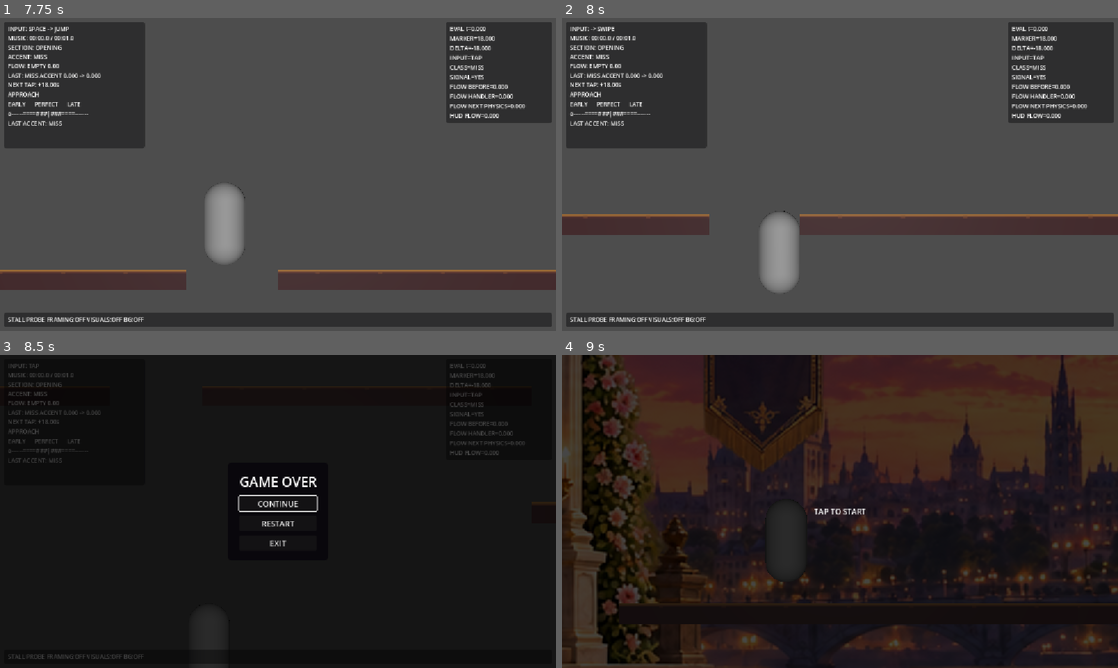
Above: before the commit, frames 1-4 (two rows, left to right).
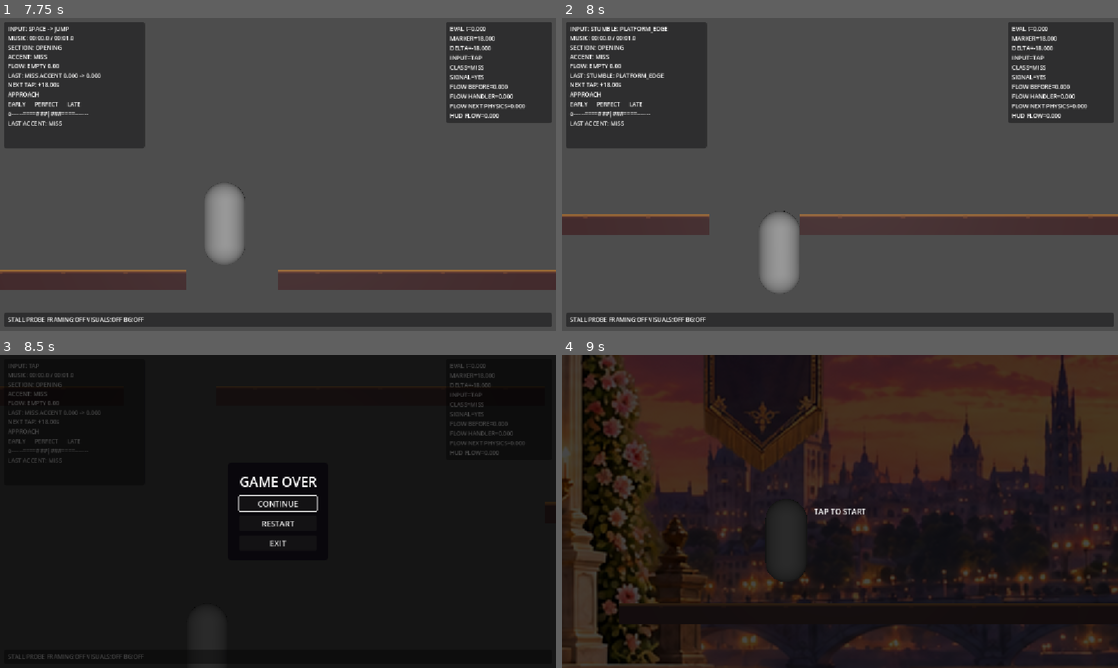
Above: after the commit, the same moments.

Repository: cemtheman/pasderun
Game: Godot game, scene res://scenes/gameplay/generated/graceful_opening_00_30_runtime.tscn
Two runs of this game, one before a commit and one after it. Both use one fixed random seed, a clock stepped at 60 frames per second and the inputs below. Sound files missing from this copy of the repository are replaced by a short silence.
Inputs (mouse positions are in pixels of both pictures, inside the frame that each line leads up to):
- Up to frame 1 (7.75 s): tap Enter at 0.5 s; move the mouse to (400, 158) at 0.52 s; tap Space (jump) at 0.6, 0.77, 1.07, 2.3, 3.77, 3.8, 4.07, 5.3, 6.77, 6.8, 7.07 s; click (400, 158) at 0.67 s; drag from (166, 190) to (250, 237) at 1.27 s; move the mouse to (333, 105) at 2.02 s; tap F at 2.1 s; click (333, 105) at 2.17 s; drag from (250, 237) to (111, 127) at 2.77 s; move the mouse to (444, 221) at 3.52 s; tap B at 3.6 s; click (444, 221) at 3.67 s; drag from (111, 127) to (194, 96) at 4.27 s; move the mouse to (305, 174) at 5.02 s; tap H at 5.1 s; click (305, 174) at 5.17 s; drag from (194, 96) to (166, 190) at 5.77 s; move the mouse to (400, 158) at 6.52 s; tap V at 6.6 s; click (400, 158) at 6.67 s; drag from (166, 190) to (250, 237) at 7.27 s
- Up to frame 2 (8 s): no input
- Up to frame 3 (8.5 s): move the mouse to (333, 442) at 8.02 s; tap Space (jump) at 8.1 s; click (333, 442) at 8.17 s
- Up to frame 4 (9 s): click "RESTART" at 8.75 s

Frame 1 is identical in both runs. In frame 2, 0.3% of the frame differs, in the area x 4-20%, y 2-20%; in frame 3, less than 0.1%; in frame 4, nothing differs.

Commit message:
feat: add phase 6 stumble recovery and full-course flow coverage

Diff:
--- a/scenes/gameplay/dancer.gd
+++ b/scenes/gameplay/dancer.gd
@@ -1,6 +1,22 @@
 extends CharacterBody3D
 
 signal tap_detected
+signal stumble_started(reason: StringName)
+signal locomotion_state_changed(state: StringName, reason: StringName)
+
+enum LocomotionState {
+	NORMAL,
+	STUMBLE,
+	RECOVERY,
+}
+
+const STUMBLE_DURATION := 0.24
+const RECOVERY_DURATION := 0.62
+const STUMBLE_SPEED_MULTIPLIER := 0.45
+const RECOVERY_SPEED_MULTIPLIER := 0.78
+const VALID_DROP_MINIMUM := 0.60
+const MAX_TRAVERSABLE_STEP_HEIGHT := 0.45
+const STEP_FORWARD_CLEARANCE := 0.16
 
 # PAS DE RUN — DANCER CONTROLLER v0.4
 #
@@ -92,6 +108,17 @@
 
 
 # ---------------------------------------------------------
+# LOCOMOTION INTERRUPTION STATE
+# ---------------------------------------------------------
+
+var locomotion_state := LocomotionState.NORMAL
+var last_stumble_reason: StringName = &""
+var _locomotion_timer := 0.0
+var _jump_in_progress := false
+var _airborne_origin_y := 0.0
+
+
+# ---------------------------------------------------------
 # BALANCE STATE
 # ---------------------------------------------------------
 
@@ -154,7 +181,8 @@
 	# AUTO-RUN
 	# ---------------------------------------------------------
 
-	velocity.x = run_speed
+	_update_locomotion_state(delta)
+	velocity.x = run_speed * _locomotion_speed_multiplier()
 
 
 	# ---------------------------------------------------------
@@ -223,7 +251,10 @@
 			_end_low_transition()
 
 
+	var was_on_floor := is_on_floor()
+	var position_before_move := global_position
 	move_and_slide()
+	_handle_motion_outcome(was_on_floor, position_before_move, delta)
 
 
 func _process(_delta: float) -> void:
@@ -407,6 +438,105 @@
 		return
 
 	velocity.y = jump_velocity
+	_jump_in_progress = true
+	_airborne_origin_y = global_position.y
+
+
+func get_locomotion_state() -> StringName:
+	return StringName(LocomotionState.keys()[locomotion_state])
+
+
+func reset_locomotion_state() -> void:
+	locomotion_state = LocomotionState.NORMAL
+	last_stumble_reason = &""
+	_locomotion_timer = 0.0
+	_jump_in_progress = false
+	_airborne_origin_y = global_position.y
+	locomotion_state_changed.emit(&"NORMAL", &"RESET")
+
+
+func _update_locomotion_state(delta: float) -> void:
+	if locomotion_state == LocomotionState.NORMAL:
+		return
+	_locomotion_timer -= delta
+	if _locomotion_timer > 0.0:
+		return
+	if locomotion_state == LocomotionState.STUMBLE:
+		locomotion_state = LocomotionState.RECOVERY
+		_locomotion_timer = RECOVERY_DURATION
+		locomotion_state_changed.emit(&"RECOVERY", last_stumble_reason)
+		_show_input("RECOVERY")
+	else:
+		locomotion_state = LocomotionState.NORMAL
+		_locomotion_timer = 0.0
+		locomotion_state_changed.emit(&"NORMAL", last_stumble_reason)
+
+
+func _locomotion_speed_multiplier() -> float:
+	if locomotion_state == LocomotionState.STUMBLE:
+		return STUMBLE_SPEED_MULTIPLIER
+	if locomotion_state == LocomotionState.RECOVERY:
+		return RECOVERY_SPEED_MULTIPLIER
+	return 1.0
+
+
+func _handle_motion_outcome(
+	was_on_floor: bool,
+	position_before_move: Vector3,
+	delta: float
+) -> void:
+	if was_on_floor and not is_on_floor():
+		_airborne_origin_y = position_before_move.y
+
+	var hit_forward_edge := false
+	for collision_index in get_slide_collision_count():
+		var collision := get_slide_collision(collision_index)
+		var normal := collision.get_normal()
+		if normal.x < -0.55 and absf(normal.y) < 0.45:
+			hit_forward_edge = true
+			break
+
+	if hit_forward_edge:
+		if was_on_floor and _attempt_small_step(delta):
+			_trigger_stumble(&"SMALL_STEP")
+		elif not was_on_floor or _jump_in_progress:
+			_trigger_stumble(&"PLATFORM_EDGE")
+
+	if not was_on_floor and is_on_floor():
+		var drop_distance := _airborne_origin_y - global_position.y
+		if not _jump_in_progress and drop_distance >= VALID_DROP_MINIMUM:
+			_trigger_stumble(&"LOWER_ROUTE_DROP")
+		_jump_in_progress = false
+
+
+func _attempt_small_step(delta: float) -> bool:
+	var raised_transform := global_transform
+	var upward_motion := Vector3.UP * MAX_TRAVERSABLE_STEP_HEIGHT
+	if test_move(global_transform, upward_motion):
+		return false
+	raised_transform.origin.y += MAX_TRAVERSABLE_STEP_HEIGHT
+	var forward_motion := Vector3(
+		maxf(run_speed * delta, STEP_FORWARD_CLEARANCE),
+		0.0,
+		0.0
+	)
+	if test_move(raised_transform, forward_motion):
+		return false
+	global_transform = raised_transform
+	move_and_collide(forward_motion)
+	velocity.x = run_speed * STUMBLE_SPEED_MULTIPLIER
+	return true
+
+
+func _trigger_stumble(reason: StringName) -> void:
+	if has_fallen or locomotion_state != LocomotionState.NORMAL:
+		return
+	locomotion_state = LocomotionState.STUMBLE
+	last_stumble_reason = reason
+	_locomotion_timer = STUMBLE_DURATION
+	stumble_started.emit(reason)
+	locomotion_state_changed.emit(&"STUMBLE", reason)
+	_show_input("STUMBLE: %s" % reason)
 
 
 func _start_low_transition() -> void:
--- a/scenes/gameplay/flow_tracker.gd
+++ b/scenes/gameplay/flow_tracker.gd
@@ -56,6 +56,7 @@
 var _miss_visible_through_process_frame := -1
 var last_miss_before := 0.0
 var last_miss_after := 0.0
+var _suppress_next_poor_landing := false
 
 
 func _ready() -> void:
@@ -68,6 +69,11 @@
 		set_physics_process(false)
 		return
 	musicality.connect(&"accent_evaluated", Callable(self, "_on_accent_evaluated"))
+	if not dancer.has_signal(&"stumble_started"):
+		push_error("FlowTracker requires Dancer stumble_started signal.")
+		set_physics_process(false)
+		return
+	dancer.connect(&"stumble_started", Callable(self, "_on_stumble_started"))
 	if not _load_geometry_opportunities():
 		set_physics_process(false)
 		return
@@ -192,10 +198,14 @@
 			event["airborne"] = true
 		if event["airborne"] and world_x >= end_x + LANDING_MARGIN_X and on_floor:
 			event["resolved"] = true
+			_suppress_next_poor_landing = false
 			_apply_success(float(CONTRIBUTIONS[&"JUMP"]), "%s SUCCESS" % event["movement_class"], playback_time)
 		elif world_x > end_x + LANDING_SEARCH_X:
 			event["resolved"] = true
-			_apply_reduction(float(REDUCTIONS[&"POOR_LANDING"]), "%s POOR LANDING" % event["movement_class"])
+			if _suppress_next_poor_landing:
+				_suppress_next_poor_landing = false
+			else:
+				_apply_reduction(float(REDUCTIONS[&"POOR_LANDING"]), "%s POOR LANDING" % event["movement_class"])
 
 
 func _track_forks(playback_time: float) -> void:
@@ -256,6 +266,11 @@
 	_apply_success(float(CONTRIBUTIONS[classification]), "%s ACCENT" % classification, _playback_time())
 
 
+func _on_stumble_started(reason: StringName) -> void:
+	_suppress_next_poor_landing = reason == &"PLATFORM_EDGE"
+	_apply_reduction(float(REDUCTIONS[&"PHRASE_BREAK"]), "STUMBLE: %s" % reason)
+
+
 func _apply_success(base_amount: float, reason: String, playback_time: float) -> void:
 	if playback_time - _last_success_time <= CONTINUITY_WINDOW_SECONDS:
 		_continuity_links = mini(_continuity_links + 1, MAX_CONTINUITY_LINKS)
@@ -303,6 +318,7 @@
 	_miss_visible_through_process_frame = -1
 	last_miss_before = 0.0
 	last_miss_after = 0.0
+	_suppress_next_poor_landing = false
 	_set_flow(0.0, reason)
 
 
--- a/scenes/gameplay/musicality.gd
+++ b/scenes/gameplay/musicality.gd
@@ -8,7 +8,11 @@
 )
 signal accent_evaluated(classification: StringName, delta: float, marker_time: float)
 
-const ACCENT_MARKERS: Array[float] = [18.0, 22.0, 26.0]
+const OPENING_ACCENT_MARKERS: Array[float] = [18.0, 22.0, 26.0]
+const FULL_COURSE_START_TIME := 30.0
+const ACCENT_STRENGTH_MINIMUM := 0.72
+const BOUNDARY_STRENGTH_MINIMUM := 0.85
+const CLIMAX_STRENGTH_MINIMUM := 0.88
 const PERFECT_WINDOW := 0.12
 const GOOD_WINDOW := 0.28
 const EARLY_LATE_WINDOW := 0.50
@@ -17,8 +21,10 @@
 @export var music_timeline: Node
 @export var dancer: Node
 @export var debug_label: Label
+@export_file("*.json") var movement_demands_path := "res://data/choreography/graceful_opening.movement_demands_v0_1.json"
 
 var _consumed_accents: Dictionary = {}
+var _accent_markers: Array[float] = []
 var _last_playback_time := 0.0
 var _feedback_remaining := 0.0
 
@@ -33,6 +39,7 @@
 		set_process(false)
 		return
 	dancer.connect(&"tap_detected", Callable(self, "_on_tap_detected"))
+	_load_accent_markers()
 	_last_playback_time = _playback_time()
 
 
@@ -64,26 +71,26 @@
 		accent_evaluated.emit(&"MISS", 0.0, -1.0)
 		return
 
-	var delta := playback_time - ACCENT_MARKERS[accent_index]
-	accent_evaluation_started.emit(playback_time, ACCENT_MARKERS[accent_index], delta, &"TAP")
+	var delta := playback_time - _accent_markers[accent_index]
+	accent_evaluation_started.emit(playback_time, _accent_markers[accent_index], delta, &"TAP")
 	var absolute_delta := absf(delta)
 	if absolute_delta > EARLY_LATE_WINDOW:
 		_show_feedback("MISS")
-		accent_evaluated.emit(&"MISS", delta, ACCENT_MARKERS[accent_index])
+		accent_evaluated.emit(&"MISS", delta, _accent_markers[accent_index])
 		return
 
 	_consumed_accents[accent_index] = true
 	var classification := _classify_delta(delta)
 	var sign := "+" if delta >= 0.0 else ""
 	_show_feedback("%s  (%s%.2fs)" % [classification, sign, delta])
-	accent_evaluated.emit(classification, delta, ACCENT_MARKERS[accent_index])
+	accent_evaluated.emit(classification, delta, _accent_markers[accent_index])
 
 
 func _expire_missed_accents(previous_time: float, playback_time: float) -> void:
-	for index in ACCENT_MARKERS.size():
+	for index in _accent_markers.size():
 		if _consumed_accents.has(index):
 			continue
-		var marker_time := ACCENT_MARKERS[index]
+		var marker_time := _accent_markers[index]
 		var expiry_time := marker_time + EARLY_LATE_WINDOW
 		if previous_time <= expiry_time and playback_time > expiry_time:
 			_consumed_accents[index] = true
@@ -95,18 +102,18 @@
 
 func _rebuild_accent_state(playback_time: float) -> void:
 	_consumed_accents.clear()
-	for index in ACCENT_MARKERS.size():
-		if playback_time > ACCENT_MARKERS[index] + EARLY_LATE_WINDOW:
+	for index in _accent_markers.size():
+		if playback_time > _accent_markers[index] + EARLY_LATE_WINDOW:
 			_consumed_accents[index] = true
 
 
 func _nearest_available_accent(playback_time: float) -> int:
 	var nearest_index := -1
 	var nearest_distance := INF
-	for index in ACCENT_MARKERS.size():
+	for index in _accent_markers.size():
 		if _consumed_accents.has(index):
 			continue
-		var distance := absf(playback_time - ACCENT_MARKERS[index])
+		var distance := absf(playback_time - _accent_markers[index])
 		if distance < nearest_distance:
 			nearest_distance = distance
 			nearest_index = index
@@ -115,10 +122,10 @@
 
 func get_next_accent_opportunity(playback_time: float = -1.0) -> Dictionary:
 	var time := _playback_time() if playback_time < 0.0 else playback_time
-	for index in ACCENT_MARKERS.size():
+	for index in _accent_markers.size():
 		if _consumed_accents.has(index):
 			continue
-		var marker_time := ACCENT_MARKERS[index]
+		var marker_time := _accent_markers[index]
 		if time <= marker_time + EARLY_LATE_WINDOW:
 			return {
 				"index": index,
@@ -134,6 +141,43 @@
 		"good": GOOD_WINDOW,
 		"early_late": EARLY_LATE_WINDOW,
 	}
+
+
+func get_accent_markers() -> Array[float]:
+	return _accent_markers.duplicate()
+
+
+func _load_accent_markers() -> void:
+	_accent_markers.clear()
+	for marker_time in OPENING_ACCENT_MARKERS:
+		_accent_markers.append(marker_time)
+
+	var file := FileAccess.open(movement_demands_path, FileAccess.READ)
+	if file == null:
+		push_error("Musicality could not open movement demands: %s" % movement_demands_path)
+		return
+	var parsed: Variant = JSON.parse_string(file.get_as_text())
+	if not parsed is Dictionary:
+		push_error("Musicality movement demands are invalid.")
+		return
+	var demands: Dictionary = parsed
+	if not demands.has("events"):
+		push_error("Musicality movement demands have no events.")
+		return
+
+	for source_event: Dictionary in demands["events"]:
+		var marker_time := float(source_event["time"])
+		if marker_time <= FULL_COURSE_START_TIME:
+			continue
+		var context: Dictionary = source_event["musical_context"]
+		var is_meaningful := (
+			float(context["accent_strength"]) >= ACCENT_STRENGTH_MINIMUM
+			or float(context["boundary_strength"]) >= BOUNDARY_STRENGTH_MINIMUM
+			or float(context["climax_strength"]) >= CLIMAX_STRENGTH_MINIMUM
+		)
+		if is_meaningful:
+			_accent_markers.append(marker_time)
+	_accent_markers.sort()
 
 
 func _classify_delta(delta: float) -> StringName:
--- a/scenes/gameplay/run_recovery_manager.gd
+++ b/scenes/gameplay/run_recovery_manager.gd
@@ -207,6 +207,8 @@
 	dancer.set("hold_triggered", false)
 	dancer.set("using_touch", false)
 	dancer.set("active_touch_index", -1)
+	if dancer.has_method("reset_locomotion_state"):
+		dancer.call("reset_locomotion_state")
 
 	var collider := dancer.get_node("CollisionShape3D") as CollisionShape3D
 	var capsule := collider.shape as CapsuleShape3D
Not shown, changed: tools/music_analyzer/test_expired_accent_miss.py
Not shown, changed: tools/music_analyzer/test_flow_tracker.py
Not shown, added: tools/music_analyzer/test_phase6_recovery_flow.py
Not shown, changed: tools/music_analyzer/test_tap_timing_debug.py
